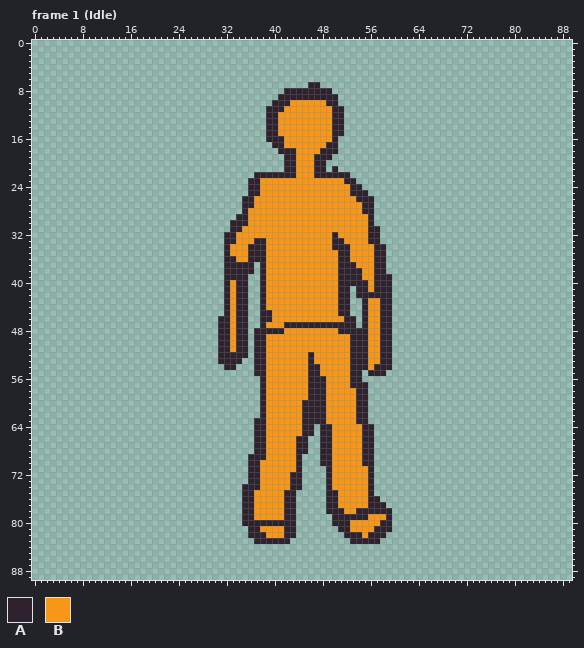
Two versions of one pixel-art file, Entities/Units/ClassDef/filler_unit_tex.ase. Above is the file before it was changed.
90x90 pixels, 9 frames. Shown: frame 1 (Idle). The commit also changed other frames, which this record leaves out.
Palette (. is transparent): A #2e222f  B #f79617
Pixels before, frame 1 (Idle), first column x 31:
 7 ...............AA............
 8 ...........AAAAAAAA..........
 9 ..........AAAAAAAAAA.........
10 .........AAABBBBBBAA.........
11 ........AAABBBBBBBBAA........
12 ........AABBBBBBBBBAA........
13 ........AABBBBBBBBBAA........
14 ........AABBBBBBBBBAA........
15 ........AABBBBBBBBBAA........
16 ........AAABBBBBBBBA.........
17 .........AABBBBBBBAA.........
18 ..........AAABBBBAAA.........
19 ...........AABBBAAA..........
20 ...........AABBBAA...........
21 ...........AABBBAA.A.........
22 ......AAAAAAABBBAAAAAA.......
23 .....AABBBBBBBBBBBBBBAA......
24 .....AABBBBBBBBBBBBBBBAA.....
25 .....AABBBBBBBBBBBBBBBAAA....
26 ....AABBBBBBBBBBBBBBBBBAAA...
27 ....AABBBBBBBBBBBBBBBBBBAA...
28 ....ABBBBBBBBBBBBBBBBBBBAA...
29 ...AABBBBBBBBBBBBBBBBBBBBA...
30 ..AAABBBBBBBBBBBBBBBBBBBBA...
31 ..AABBBBBBBBBBBBBBBBBBBBBAA..
32 .AABBBBBBBBBBBBBBBBABBBBBAA..
33 .AABBBAABBBBBBBBBBBAABBBBAA..
34 .ABBBAAABBBBBBBBBBBAAABBBBAA.
35 .ABBBAAABBBBBBBBBBBBAABBBBAA.
36 .AABBAAABBBBBBBBBBBBAABBBBAA.
37 .AAAAA.ABBBBBBBBBBBBAAABBBAA.
38 .AAAAA.ABBBBBBBBBBBBAAAABBAA.
39 .AAAA..ABBBBBBBBBBBBAAAABBAAA
40 .ABAA..ABBBBBBBBBBBBAAAAABAAA
41 .ABAA..ABBBBBBBBBBBBAA.AABAAA
42 .ABAA..ABBBBBBBBBBBBAA.AAAAAA
43 .ABAA..ABBBBBBBBBBBBAA..ABBAA
44 .ABAA..ABBBBBBBBBBBBAA..ABBAA
45 .ABAA..AABBBBBBBBBBBAA..ABBAA
46 AABAA..AABBBBBBBBBBBBAA.ABBAA
47 AABAA..ABBBAAAAAAAAAAAA.ABBAA
48 AABAA.AAAAABBBBBBBBBAAAAABBAA
49 AABAA.AABBBBBBBBBBBBBBAAABBAA
50 AABAA.AABBBBBBBBBBBBBBAAABBAA
51 AABAA.AABBBBBBBBBBBBBBAAABBAA
52 AAAAA.AABBBBBBBABBBBBBAAABBAA
53 AAAA..AABBBBBBBABBBBBBAAABBAA
54 .AA...AABBBBBBBAABBBBBAAABAAA
55 ......AABBBBBBBAABBBBBAA.AAA.
56 .......ABBBBBBBAAABBBBAA.....
57 .......ABBBBBBBAAABBBBAAA....
58 .......ABBBBBBBAAABBBBBAA....
59 .......ABBBBBBBAAABBBBBAA....
60 .......ABBBBBBAAAABBBBBAA....
61 .......ABBBBBBAAAABBBBBAA....
62 .......ABBBBBBAAAABBBBBAA....
63 ......AABBBBBBAAAABBBBBAA....
64 ......AABBBBBBAA.AABBBBBAA...
65 ......AABBBBBBAA.AABBBBBAA...
66 ......AABBBBBAA..AABBBBBAA...
67 ......AABBBBBAA..AABBBBBAA...
68 ......AABBBBBAA..AABBBBBAA...
69 .....AAABBBBBA...AABBBBBAA...
70 .....AABBBBBBA...AABBBBBAA...
71 .....AABBBBBBA....ABBBBBBA...
72 .....AABBBBBAA....ABBBBBBA...
73 .....AABBBBBAA....ABBBBBBA...
74 ....AAABBBBBAA....ABBBBBBA...
75 ....AABBBBBAA.....AABBBBBA...
76 ....AABBBBBAA.....AABBBBBAA..
77 ....AABBBBBAA.....AABBBBBAAA.
78 ....AABBBBBAA.....AAABBAAAAAA
79 ....AABBBBBAA......AAAAAABBBA
80 ....AAAAAAAAA......AAABBBBBAA
81 .....AABBBBAA.......AABBBBAAA
82 .....AAABBBAA........AAABAAA.
83 ......AAAAAA..........AAAAA..
After:
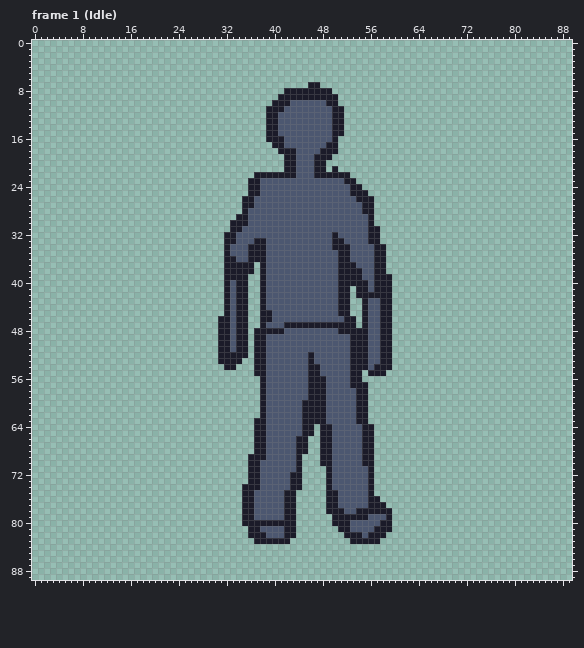
Difference:
Colour A changes from #2e222f to #1b1b29.
Colour B changes from #f79617 to #4c5770.
Boxes around the changes in both pictures, in picture pixels (x1, y1, x2, y2):
changed: (218, 82, 392, 544)
